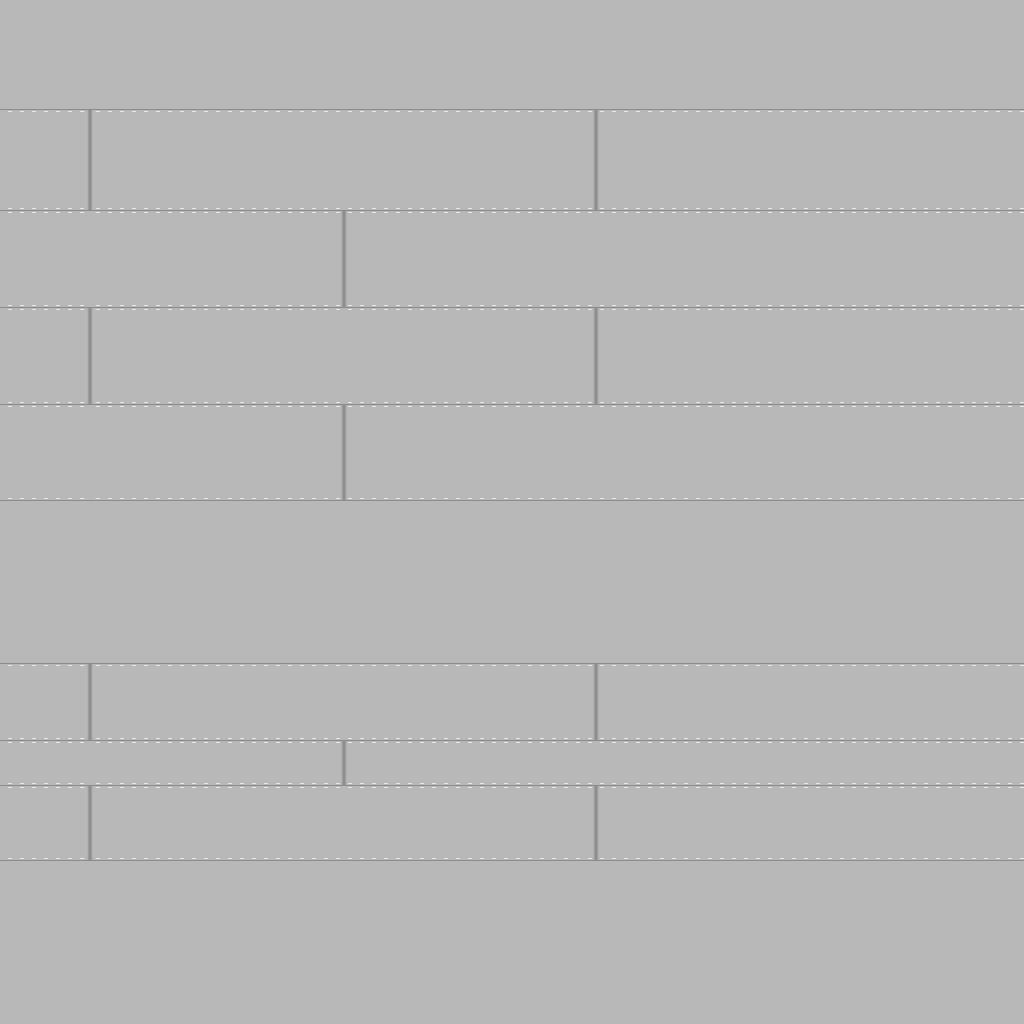
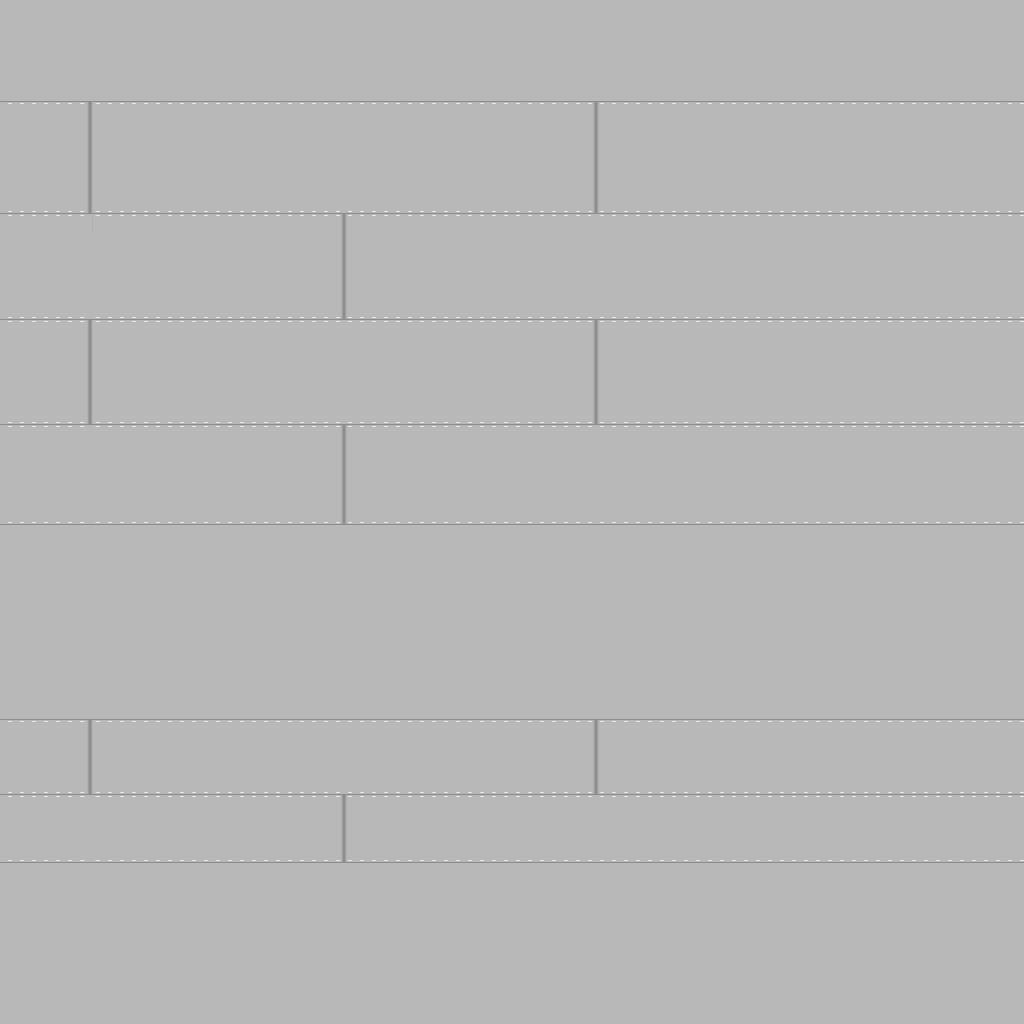
Before/after of a 1024px x 1024px layered artwork. What changed in the layer stack:
added layer "Warstwa #1" above "sat-iii" over (x1=0, y1=101, x2=1024, y2=863)
added layer "sat-iii" above "satv-stretch" over (x1=0, y1=101, x2=1024, y2=863)
